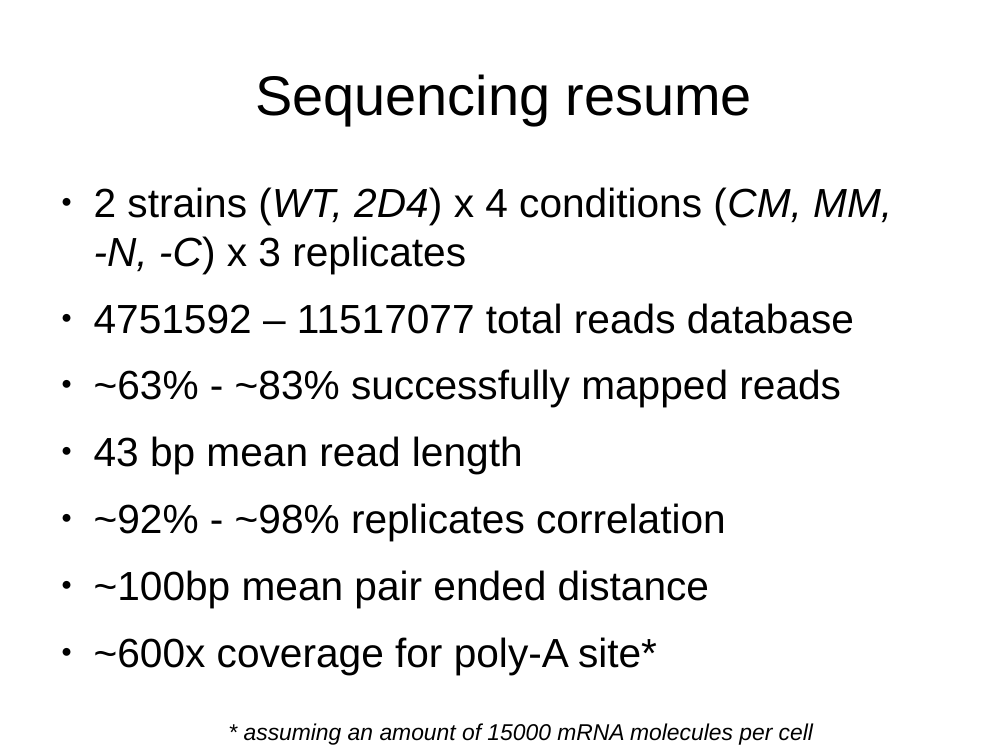
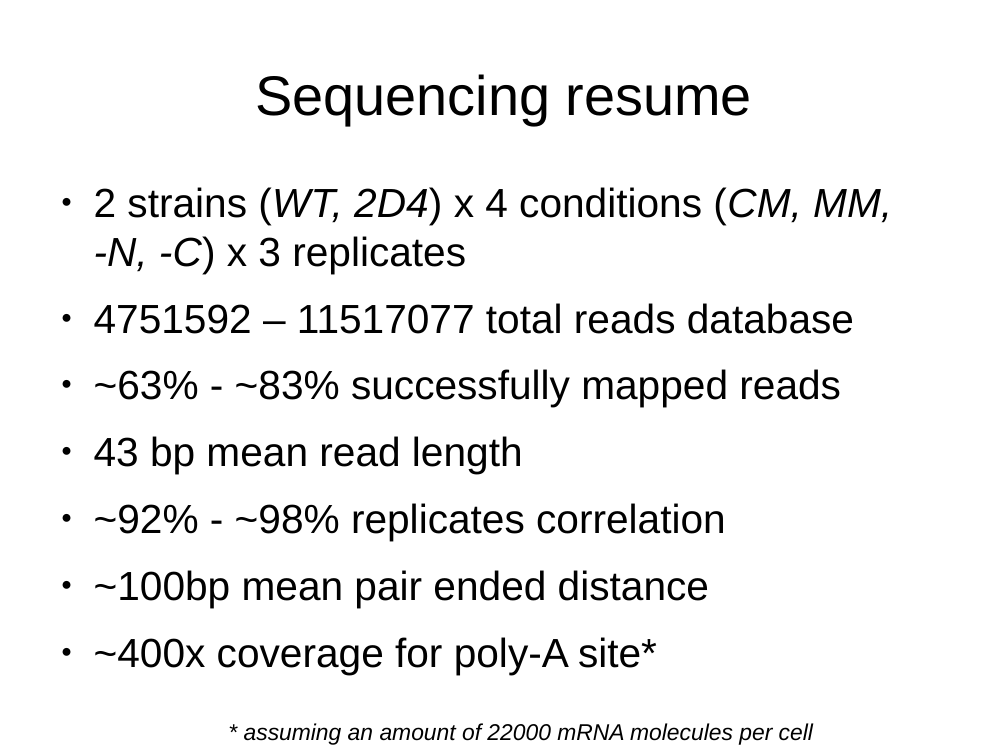
Before and after one commit to wilkinsonlab/m-oryzae-polya, a slide deck: slide 1 of doc/oryzae_data.odp. Drawn at 1008x756 pixels with LibreOffice and Linux fonts; fonts in the diff are those of the drawing. Boxes give left, top, right and bottom in pixels: in the first picture for what was removed or moved away, otherwise in the second. Text is boxed around its words. In the diff, an @@ line names an element or a change of style, - is before the commit and + after.

```diff
--- a/doc/oryzae_data.odp
+++ b/doc/oryzae_data.odp
@@ text at (94, 637, 657, 674): text changed @@
-● ~600x coverage for poly-A site*
+● ~400x coverage for poly-A site*
@@ text at (244, 723, 813, 745): text changed @@
-* assuming an amount of 15000 mRNA molecules per cell
+* assuming an amount of 22000 mRNA molecules per cell
```
Also in this commit, not shown: 21 other slides changed, 3 slides added, 10 other files.
